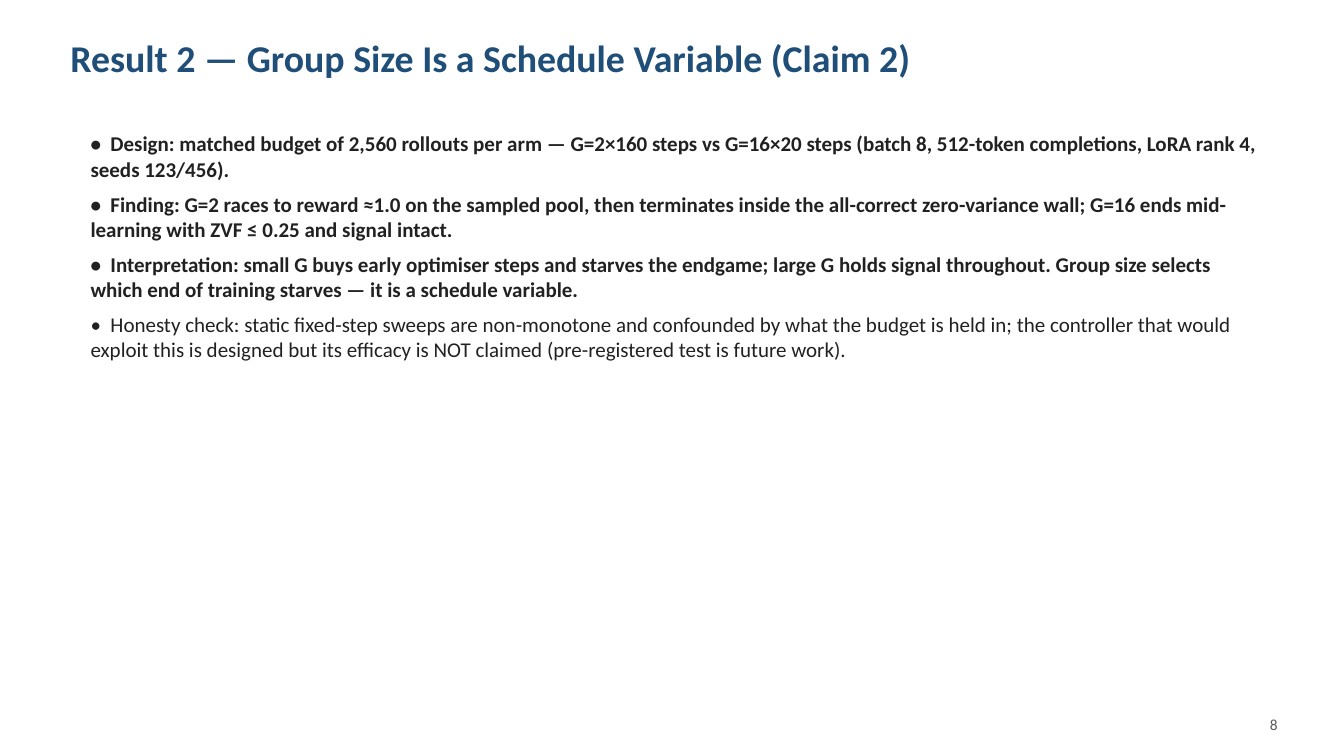
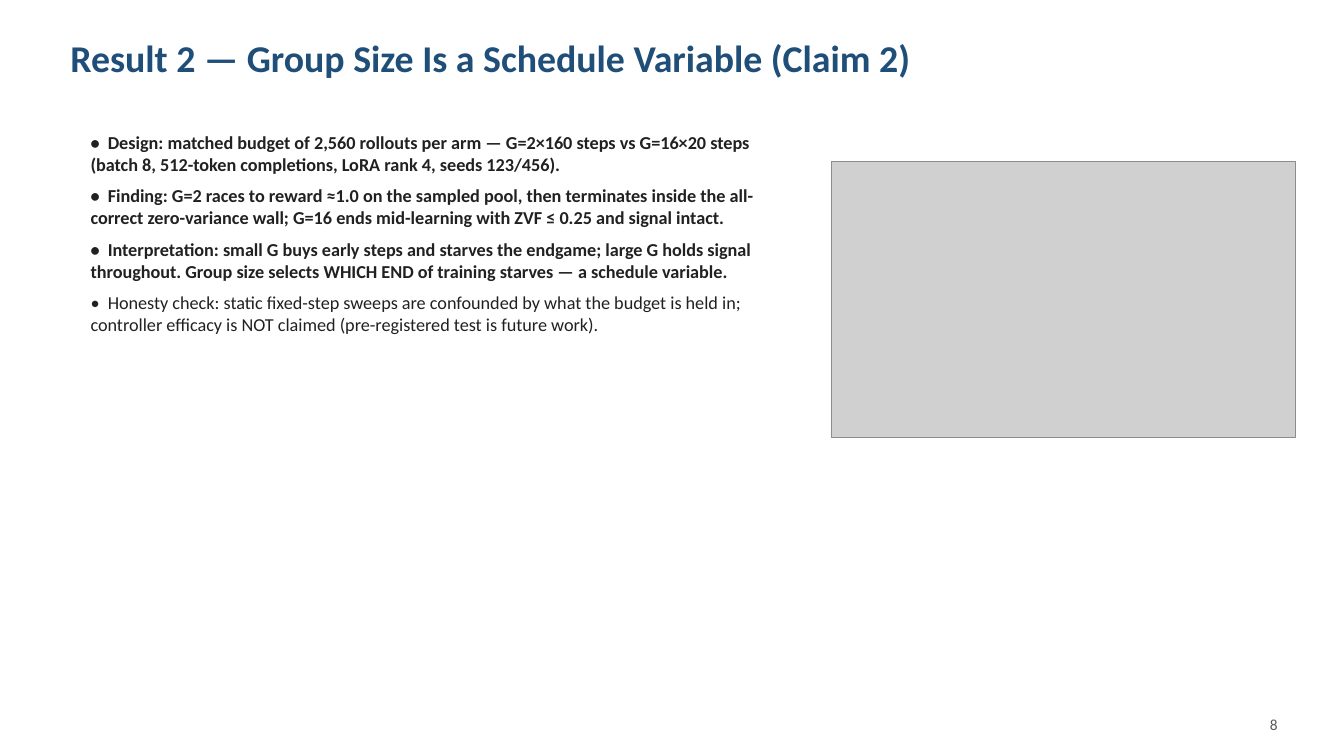
Before and after one commit to arvindcr4/tinker-rl-lab, a slide deck: slide 8 of outputs/PESU_MTech_Phase1_Session1_Review_ArvindCR.pptx. Drawn at 1344x756 pixels with LibreOffice and Linux fonts; fonts in the diff are those of the drawing; grey boxes stand for pictures. Boxes give left, top, right and bottom in pixels: in the first picture for what was removed or moved away, otherwise in the second. Text is boxed around its words. In the diff, an @@ line names an element or a change of style, - is before the commit and + after.

Commit message:
feat(deck): add diagrams — mechanism, architecture, U-shape kernel, budget trajectories
- Slide 2: native-shapes mechanism diagram — a contrast group (1,0,1,0 ->
  advantages +/-0.5, gradient flows) vs an all-correct group (1,1,1,1 ->
  advantages all zero) with the silent-failure punchline.
- Slide 4: layered architecture diagram (Training -> Telemetry ->
  Evaluation -> Audit pipeline with zvf-triage and W&B/HF mirror boxes)
  replacing the bullet wall; design-rule footer.
- Slide 7: U-shape kernel h_G(p) plot (matplotlib, regenerated on every
  build into outputs/deck_assets/).
- Slide 8: matched-budget trajectory schematic mirroring the corrected
  thesis Fig 4.1 (G=2 reward->1.0 as ZVF climbs into the wall; G=16
  mid-learning, ZVF low; signal-gone marker at 0.72).
Build now needs matplotlib: uv run --with python-pptx,matplotlib.

```diff
--- a/outputs/PESU_MTech_Phase1_Session1_Review_ArvindCR.pptx
+++ b/outputs/PESU_MTech_Phase1_Session1_Review_ArvindCR.pptx
@@ text at [91, 136, 753, 227]: size 15 to 13 pt in "• Design: matched budget of 2,560 rollouts ...", "• Finding: G=2 races to reward ≈1.0 ..." @@
@@ picture added at [832, 161, 1296, 438] @@
@@ text at [91, 243, 750, 334]: text changed; size 15 to 13 pt; bold on @@
-• Interpretation: small G buys early optimiser steps and starves the endgame; large G holds signal throughout. Group size selects which end of training starves — it is a schedule variable.
-• Honesty check: static fixed-step sweeps are non-monotone and confounded by what the budget is held in; the controller that would exploit this is designed but its efficacy is NOT claimed (pre-registered test is future work).
+• Interpretation: small G buys early steps and starves the endgame; large G holds signal throughout. Group size selects WHICH END of training starves — a schedule variable.
+• Honesty check: static fixed-step sweeps are confounded by what the budget is held in; controller efficacy is NOT claimed (pre-registered test is future work).
```
Also in this commit, not shown: 3 other slides changed, 3 other files.
